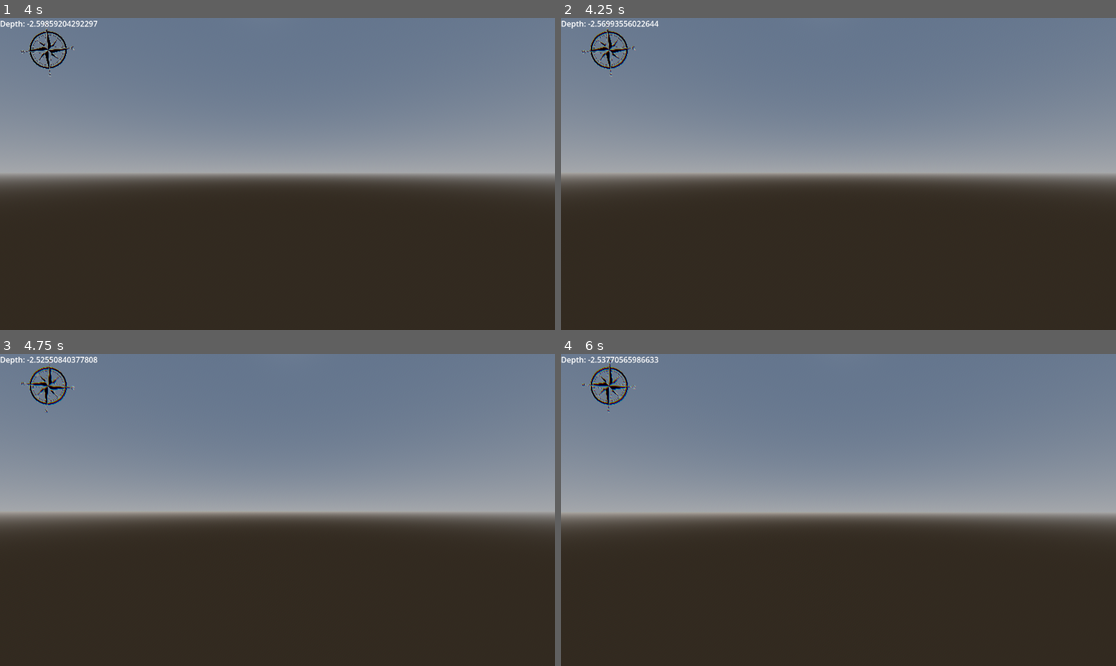
Above: before the commit, frames 1-4 (two rows, left to right).
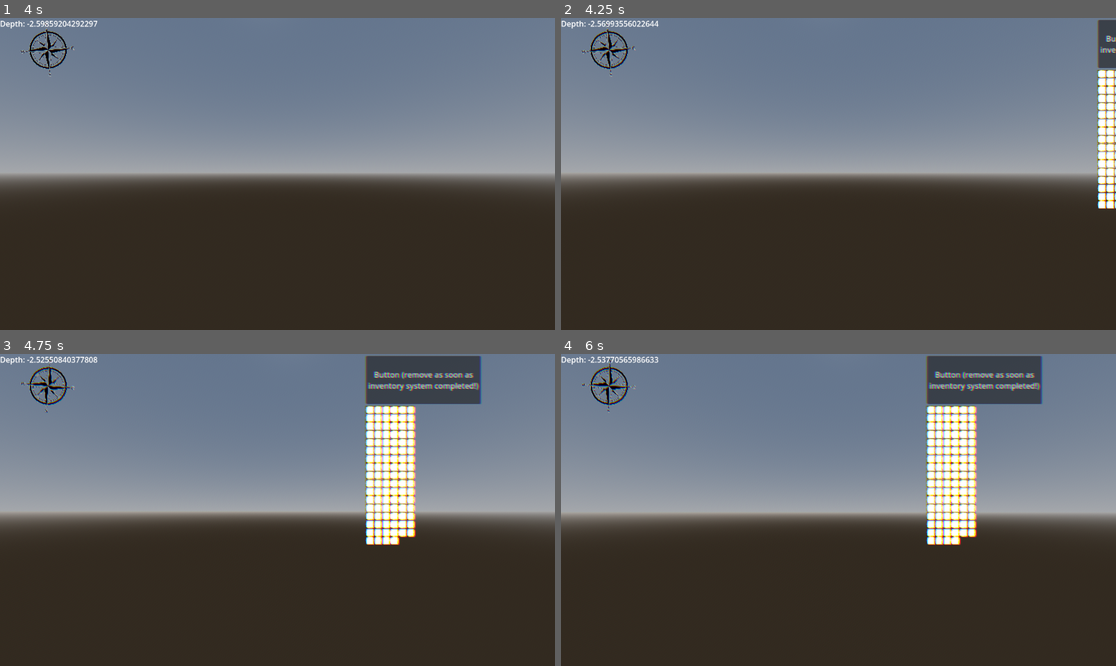
Above: after the commit, the same moments.

Repository: PonderSlime/Mare-Luminis---Juice-Submission
Game: Godot game, scene res://scenes/Test.tscn
Two runs of this game, one before a commit and one after it. Both use one fixed random seed, a clock stepped at 60 frames per second and the inputs below. The project has no main scene, so this scene is started directly.
Inputs (mouse positions are in pixels of both pictures, inside the frame that each line leads up to):
- Up to frame 1 (4 s): move the mouse to (305, 174) at 0.52 s; hold W (move_forward) from 0.53 s (still down); right-click (305, 174) at 0.6 s; move the mouse to (249, 174) at 1.27 s; tap F (interact) at 1.35 s; right-click (249, 174) at 1.55 s; move the mouse to (288, 167) at 2.02 s; click (288, 167) at 2.1 s; right-click (288, 167) at 2.3 s; move the mouse to (271, 180) at 2.77 s; right-click (271, 180) at 2.85 s; move the mouse to (316, 177) at 3.52 s; right-click (316, 177) at 3.6 s
- Up to frame 2 (4.25 s): keep holding W (move_forward); tap Tab (open_inventory, bound only after the commit) at 4.15 s
- Up to frame 3 (4.75 s): keep holding W (move_forward); move the mouse to (233, 506) at 4.27 s; tap F (interact) at 4.35 s; right-click (233, 506) at 4.55 s
- Up to frame 4 (6 s): move the mouse to (844, 510) at 5.02 s; click (844, 510) at 5.1 s; right-click (844, 510) at 5.3 s; move the mouse to (816, 503) at 5.77 s; release W (move_forward) at 5.78 s; hold D (turn_right) from 5.78 s (still down); right-click (816, 503) at 5.85 s

Frame 1 is identical in both runs. In frame 2, 2.0% of the frame differs, in the area x 96-100%, y 0-62%; in frame 3, 7.3%; in frame 4, 7.3%, in the area x 65-87%, y 0-62%.

Commit message:
Fully customizable inventory settings now!!!

Diff:
--- /dev/null
+++ b/mare-luminis/data/inventory/player_inventory.json
@@ -0,0 +1,8 @@
+{
+	"blocked_positions": [
+		[0, 0],
+		[0, 5],
+		[7, 0],
+		[7, 5]
+	]
+}
--- a/mare-luminis/project.godot
+++ b/mare-luminis/project.godot
@@ -71,6 +71,11 @@
 "events": [Object(InputEventMouseButton,"resource_local_to_scene":false,"resource_name":"","device":-1,"window_id":0,"a …(256 unchanged characters)…
 ]
 }
+open_inventory={
+"deadzone": 0.2,
+"events": [Object(InputEventKey,"resource_local_to_scene":false,"resource_name":"","device":-1,"window_id":0,"alt_pressed":false,"shift_pressed":false,"ctrl_pressed":false,"meta_pressed":false,"pressed":false,"keycode":0,"physical_keycode":4194306,"key_label":0,"unicode":0,"location":0,"echo":false,"script":null)
+]
+}
 
 [layer_names]
 
--- a/mare-luminis/ui/inventory/inventory_ui.tscn
+++ b/mare-luminis/ui/inventory/inventory_ui.tscn
@@ -46,6 +46,6 @@
 layout_mode = 2
 theme_override_constants/h_separation = 1
 theme_override_constants/v_separation = 1
-columns = 6
+columns = 8
 
 [connection signal="pressed" from="BG/MarginContainer/VBoxContainer/Header/SpawnerButton" to="." method="_on_spawner_button_pressed"]
--- a/mare-luminis/ui/inventory/multi_test.tscn
+++ b/mare-luminis/ui/inventory/multi_test.tscn
@@ -15,3 +15,5 @@
 offset_top = 25.0
 offset_right = 679.0
 offset_bottom = 25.0
+blocked_grids_resource = "res://data/inventory/player_inventory.json"
+grid_count = 48
--- a/mare-luminis/ui/inventory/scripts/inventory_ui.gd
+++ b/mare-luminis/ui/inventory/scripts/inventory_ui.gd
@@ -4,7 +4,10 @@
 @onready var grid_container = $BG/MarginContainer/VBoxContainer/ScrollContainer/GridContainer
 @onready var item_scene = preload("res://ui/inventory/item.tscn")
 @onready var scroll_container = $BG/MarginContainer/VBoxContainer/ScrollContainer
-@onready var col_count = grid_container.columns
+@export var blocked_grids_resource: String = ""
+@export var col_count = 6
+@export var grid_count = 100
+var blocked_grids = []
 
 var grid_array := []
 var current_slot = null
@@ -12,8 +15,13 @@
 var icon_anchor : Vector2
 
 func _ready() -> void:
-	for i in range(922):
-		create_slot()
+	grid_container.columns = col_count
+	load_blocked_grids(blocked_grids_resource)
+
+	for i in range(grid_count):
+		var y = i % col_count
+		var x = i / col_count
+		create_slot(i, x, y)
 
 func _input(event: InputEvent) -> void:
 	if PlayerCore.item_held:
@@ -26,9 +34,23 @@
 		if Input.is_action_just_pressed("left_click"):
 			if scroll_container.get_global_rect().has_point(get_global_mouse_position()):
 				pick_item()
-func create_slot():
+
+func load_blocked_grids(path: String):
+	var file = FileAccess.open(path, FileAccess.READ)
+	if file:
+		var json_text = file.get_as_text()
+		var json = JSON.parse_string(json_text)
+		if json and "blocked_positions" in json:
+			for pos in json["blocked_positions"]:
+				blocked_grids.append(Vector2i(pos[0], pos[1]))
+func create_slot(index: int, x: int, y: int) -> void:
 	var new_slot = slot_scene.instantiate()
 	new_slot.slot_ID = grid_array.size()
+
+	var grid_position = Vector2i(x, y)
+
+	if blocked_grids.has(grid_position):
+		new_slot.texture = preload("res://ui/inventory/assets/slot_blank.png")
 	grid_array.push_back(new_slot)
 	grid_container.add_child(new_slot)
 	new_slot.slot_entered.connect(_on_slot_mouse_entered)
@@ -65,6 +87,11 @@
 			can_place = false
 			return
 
+		var grid_position = Vector2i(slot.slot_ID % col_count + grid[0], slot.slot_ID / col_count + grid[1])
+		if blocked_grids.has(grid_position):
+			can_place = false
+			return
+
 		if grid_array[grid_to_check].state == grid_array[grid_to_check].States.TAKEN:
 			can_place = false
 			return
@@ -80,7 +107,11 @@
 		if line_switch_check < 0 or line_switch_check >= col_count:
 			continue
 
-		if grid_to_check < 0 or grid_to_check >= grid_array.size():
+		var grid_position = Vector2i(slot.slot_ID % col_count + grid[0], slot.slot_ID / col_count + grid[1])
+		if blocked_grids.has(grid_position):
+			grid_array[grid_to_check].set_color(grid_array[grid_to_check].States.TAKEN)
+
+		elif grid_to_check < 0 or grid_to_check >= grid_array.size():
 			continue
 
 		if can_place:
--- a/mare-luminis/ui/inventory/scripts/item.gd
+++ b/mare-luminis/ui/inventory/scripts/item.gd
@@ -31,7 +31,6 @@
 		grid[0] = -temp_x
 		var tween = create_tween()
 		tween.tween_property(self, "rotation_degrees", rotation_degrees + 90, 0.1).set_ease(Tween.EASE_IN).set_trans(Tween.TRANS_QUAD)
-		print(rotation_degrees)
 		if rotation_degrees >= 360:
 			rotation_degrees = 0
 
--- a/mare-luminis/ui/player/player_ui.tscn
+++ b/mare-luminis/ui/player/player_ui.tscn
@@ -1,6 +1,7 @@
-[gd_scene load_steps=5 format=3 uid="uid://5mphgjfp2sd5"]
+[gd_scene load_steps=6 format=3 uid="uid://5mphgjfp2sd5"]
 
 [ext_resource type="Script" uid="uid://b7sd1njp646m7" path="res://ui/player/scripts/player_ui.gd" id="1_g5tbx"]
+[ext_resource type="PackedScene" uid="uid://b8qrru7kh7ies" path="res://ui/inventory/inventory_ui.tscn" id="2_7n80m"]
 [ext_resource type="Texture2D" uid="uid://460jyuaihecr" path="res://ui/player/assets/compass.png" id="2_g5tbx"]
 [ext_resource type="Shader" uid="uid://cyvsv3ur35liu" path="res://ui/player/shaders/chromatic_abberations.gdshader" id="3_g5tbx"]
 
@@ -13,6 +14,10 @@
 
 [node name="PlayerUI" type="CanvasLayer"]
 script = ExtResource("1_g5tbx")
+
+[node name="InventoryUI" parent="." instance=ExtResource("2_7n80m")]
+anchors_preset = -1
+anchor_left = 1.0
 
 [node name="Compass" type="Control" parent="."]
 layout_mode = 3
--- a/mare-luminis/ui/player/scripts/player_ui.gd
+++ b/mare-luminis/ui/player/scripts/player_ui.gd
@@ -11,8 +11,11 @@
 @export var damage_pulse_intensity = 2.0
 @export var damage_pulse_speed = 4.0
 
+@onready var inventory_ui = $InventoryUI
+
 var pulse_intensity
 var pulse_speed
+var inventory_open: bool = false
 
 func _ready() -> void:
 	compass.pivot_offset = compass.size / 2
@@ -37,6 +40,20 @@
 		hide_warning_effects()
 
 	$Label.text = "Depth: " + str(PlayerCore.current_depth)
+
+func _input(event: InputEvent) -> void:
+	if Input.is_action_just_pressed("open_inventory"):
+		toggle_inventory()
+
+func toggle_inventory():
+	if inventory_open:
+		var tween = create_tween()
+		tween.tween_property(inventory_ui, "anchor_left", 1, 0.3).set_trans(Tween.TRANS_SINE).set_ease(Tween.EASE_IN)
+		inventory_open = false
+	elif !inventory_open:
+		var tween = create_tween()
+		tween.tween_property(inventory_ui, "anchor_left", 0.66, 0.3).set_trans(Tween.TRANS_SINE).set_ease(Tween.EASE_IN)
+		inventory_open = true
 func update_compass():
 	if compass:
 		compass.rotation_degrees = camera_boom.global_rotation_degrees.y + 180
Not shown: 1 places in mare-luminis/scenes/test.tscn that only renumber resources
Binary file added: mare-luminis/ui/inventory/assets/slot_blank.png
Not shown, added: mare-luminis/ui/inventory/assets/slot_blank.png.import
Not shown, changed: mare-luminis/.gitignore
